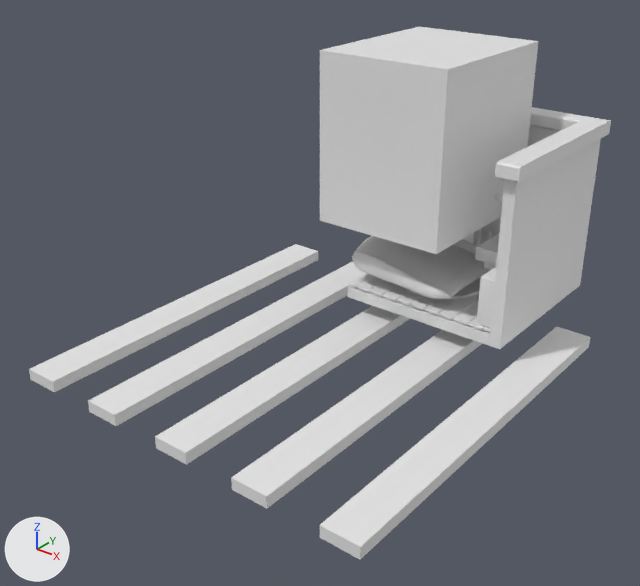
An edit to the Blender file 1_hyerin.blend, drawn before and after from the same camera.
Camera for both pictures: a camera (50 mm lens) standing at (13.6, -13.2, 5.92) and looking at (7.98, -6.17, 1.56). Arrows for +X, +Y and +Z are at lower left; the lights stay in place.

Before the edit, the objects in view are built like this:
```python
me_cube_012 = bpy.data.meshes.new('Cube.012')
me_cube_012.from_pydata(...)  # 1200 vertices, 1300 faces; spans x -3.2..37.0, y -3.9..0.5, z -1.0..1.0
me_cube_016 = bpy.data.meshes.new('Cube.016')
me_cube_016.from_pydata(...)  # 84 vertices, 77 faces; spans x -1.23..1.0, y -1.0..0.0, z -1.2..1.6
me_cube_020 = bpy.data.meshes.new('Cube.020')
me_cube_020.from_pydata(...)  # a box spanning x -1.0..1.0, y -1.0..1.0, z -1.0..1.0
ob_chair_pad = bpy.data.objects.new('chair_pad', me_cube_016)
ob_chair_pad.location = (8.3, -4.43, 1.52)
ob_chair_pad.scale = (0.716, 0.716, -0.117)
_m = ob_chair_pad.modifiers.new('Subdivision', 'SUBSURF')
_m = ob_chair_pad.modifiers.new('Mirror', 'MIRROR')
_m.use_axis = (False, True, False)
_m.merge_threshold = 0.029
ob_cube_009 = bpy.data.objects.new('Cube.009', me_cube_020)
ob_cube_009.location = (8.2, -4.44, 3.06)
ob_cube_009.scale = (-0.815, 1.0, 1.0)
ob_floor = bpy.data.objects.new('floor', me_cube_012)
ob_floor.location = (3.79, -3.2, -0.85)
ob_floor.delta_location = (3.988, -0.145, 2.026)
ob_floor.scale = (0.991, 0.911, 1.0)
ob_floor.delta_scale = (0.05, 0.5, 0.015)
# also in view: 'desk' at (8.97, -3.94, 1.5); 'radiator' at (9.5, -4.9, 1.49); 'top' at (8.62, -4.1, 3.08); 'Cube.006' at (7.99, -6.2, 0.74); 'wall' at (8.67, -4.07, 2.0)
```
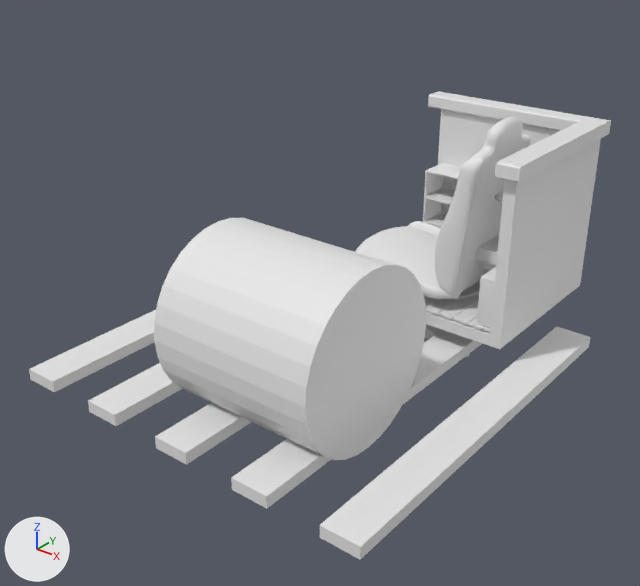
Boxes (x1, y1, x2, y2) around the edits, measured in the pictures (640 x 586 px):
'Cylinder', added
    after: (154, 218, 426, 460)
'Cube.009', deleted
    before: (320, 27, 538, 254)
'chair_back', added
    after: (435, 117, 531, 299)
'chair_legs', added
    after: (425, 324, 469, 357)
'bookshelf', unchanged, uncovered by the edit
    before: (463, 233, 474, 244)
    after: (423, 163, 461, 228)

Patch to the scene script:
```diff
--- a/1_hyerin.blend.py
+++ b/1_hyerin.blend.py
@@ me_cylinder_008 @@
+me_cylinder_008.from_pydata(...)  # a 32-sided cylinder along z spanning x -1.0..1.0, y -1.0..1.0, z -1.0..1.0
@@ me_cube_020_1 @@
+me_cube_020_1.from_pydata(...)  # 90 vertices, 81 faces; spans x -1.28..2.76, y -1.0..0.0, z -1.0..1.29
@@ me_cylinder_004 @@
+me_cylinder_004.from_pydata(...)  # 30 vertices, 27 faces; spans x -3.99..3.99, y -4.1..3.49, z -0.63..1.0
@@ ob_cube_009 @@
-ob_cube_009 = bpy.data.objects.new('Cube.009', me_cube_020)
-ob_cube_009.location = (8.2, -4.44, 3.06)
-ob_cube_009.scale = (-0.815, 1.0, 1.0)
@@ ob_cylinder @@
+ob_cylinder = bpy.data.objects.new('Cylinder', me_cylinder_008)
+ob_cylinder.location = (8.3, -7.03, 1.52)
+ob_cylinder.rotation_euler = (0.0, 1.571, 0.0)  # degrees (0, 90, 0)
@@ ob_chair_back @@
+ob_chair_back = bpy.data.objects.new('chair_back', me_cube_020_1)
+ob_chair_back.location = (9.05, -4.42, 2.24)
+ob_chair_back.rotation_euler = (0.0275, 0.121, -0.014)  # degrees (1.6, 6.9, -0.8)
+ob_chair_back.scale = (-0.104, 0.639, 0.917)
+_m = ob_chair_back.modifiers.new('Mirror', 'MIRROR')
+_m.use_axis = (False, True, False)
+_m = ob_chair_back.modifiers.new('Subdivision', 'SUBSURF')
@@ ob_chair_legs @@
+ob_chair_legs = bpy.data.objects.new('chair_legs', me_cylinder_004)
+ob_chair_legs.location = (8.3, -4.43, 0.51)
+ob_chair_legs.rotation_euler = (0.0, 0.0, 2.513)  # degrees (0, 0, 144)
+ob_chair_legs.scale = (0.203, 0.203, 0.0956)
+_m = ob_chair_legs.modifiers.new('Bevel', 'BEVEL')
+_m.segments = 3
```
